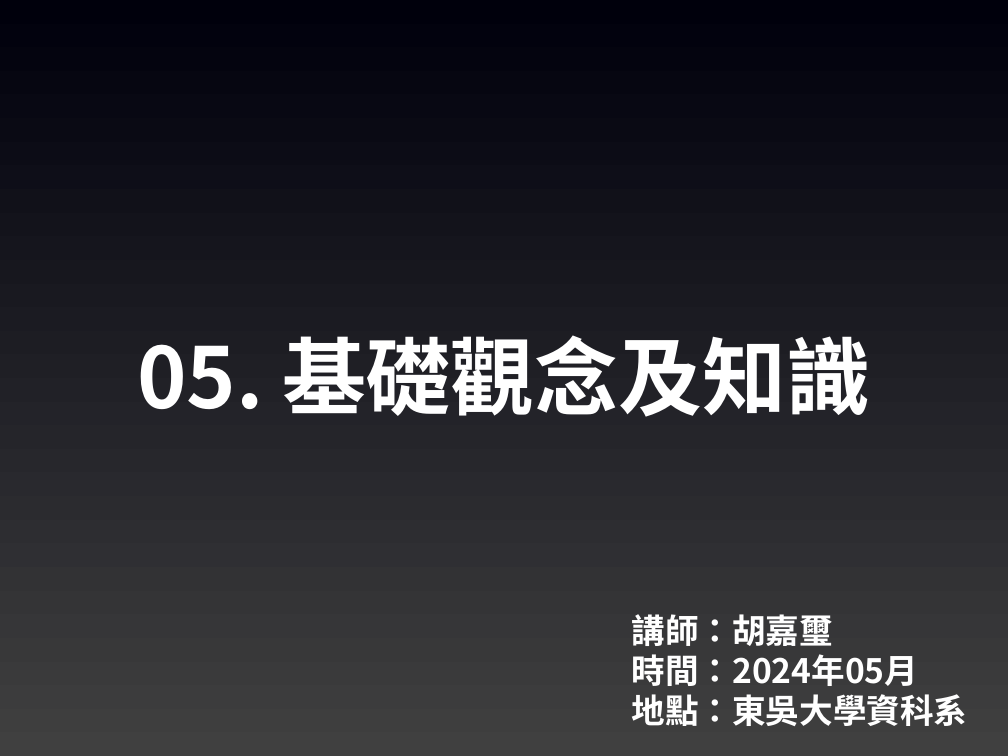
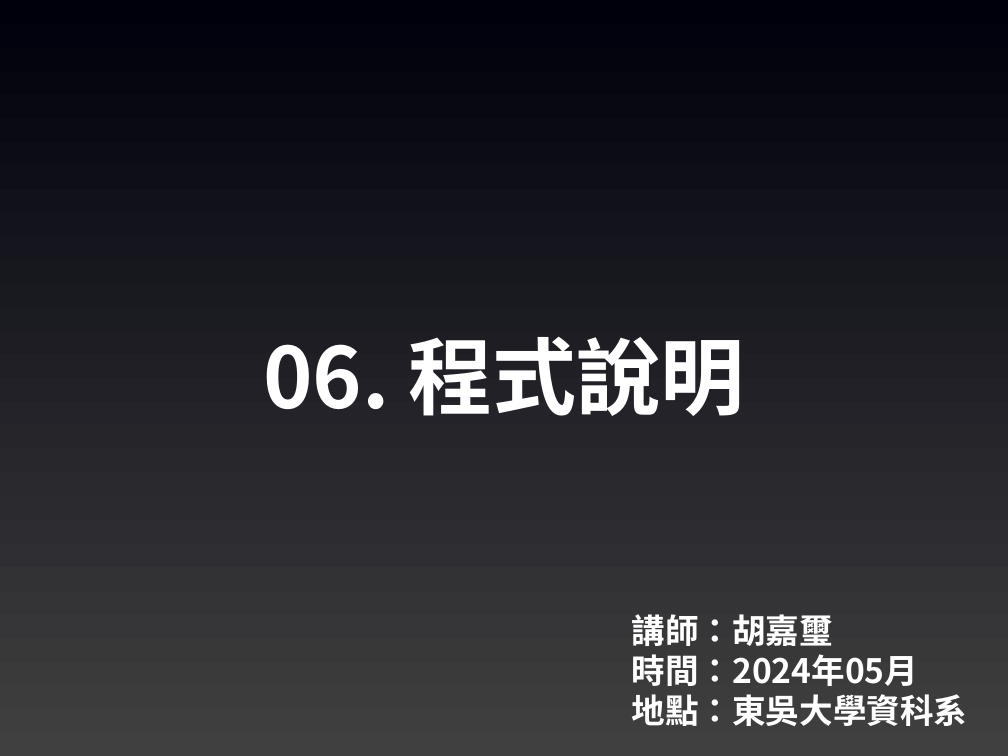
Before and after one commit to joshhu/sculinebot2024, a slide deck: slide 1 of Slides/06. 程式碼撰寫及說明.pptx. Drawn at 1008x756 pixels with LibreOffice and Linux fonts; fonts in the diff are those of the drawing. Boxes give left, top, right and bottom in pixels: in the first picture for what was removed or moved away, otherwise in the second. Text is boxed around its words. In the diff, an @@ line names an element or a change of style, - is before the commit and + after.

```diff
--- a/Slides/06. 程式碼撰寫及說明.pptx
+++ b/Slides/06. 程式碼撰寫及說明.pptx
@@ text at bbox=[263, 336, 745, 416]: text changed @@
-05. 基礎觀念及知識
+06. 程式說明
```
Also in this commit, not shown: 7 other slides changed, 4 other files.
